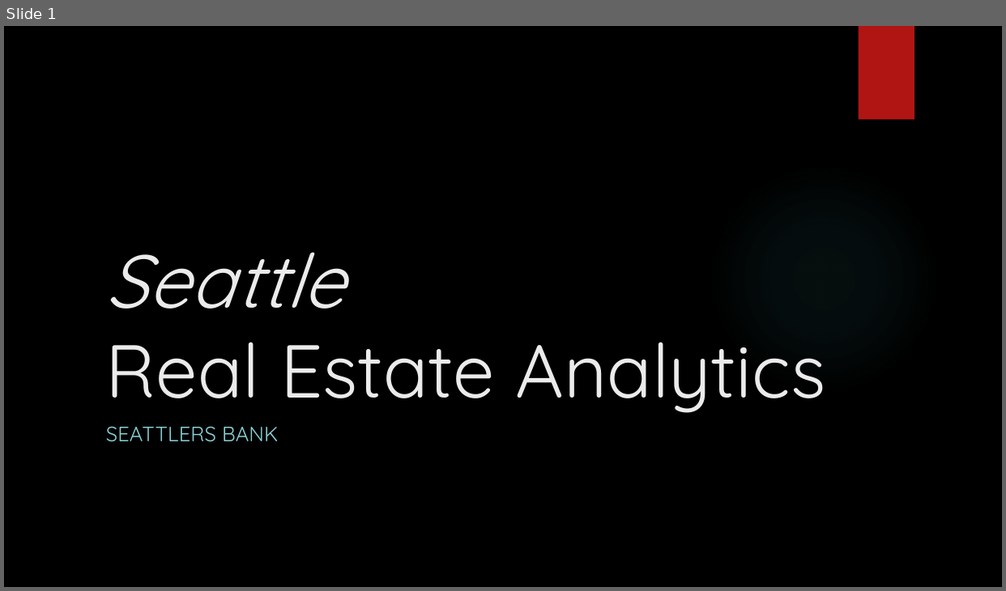
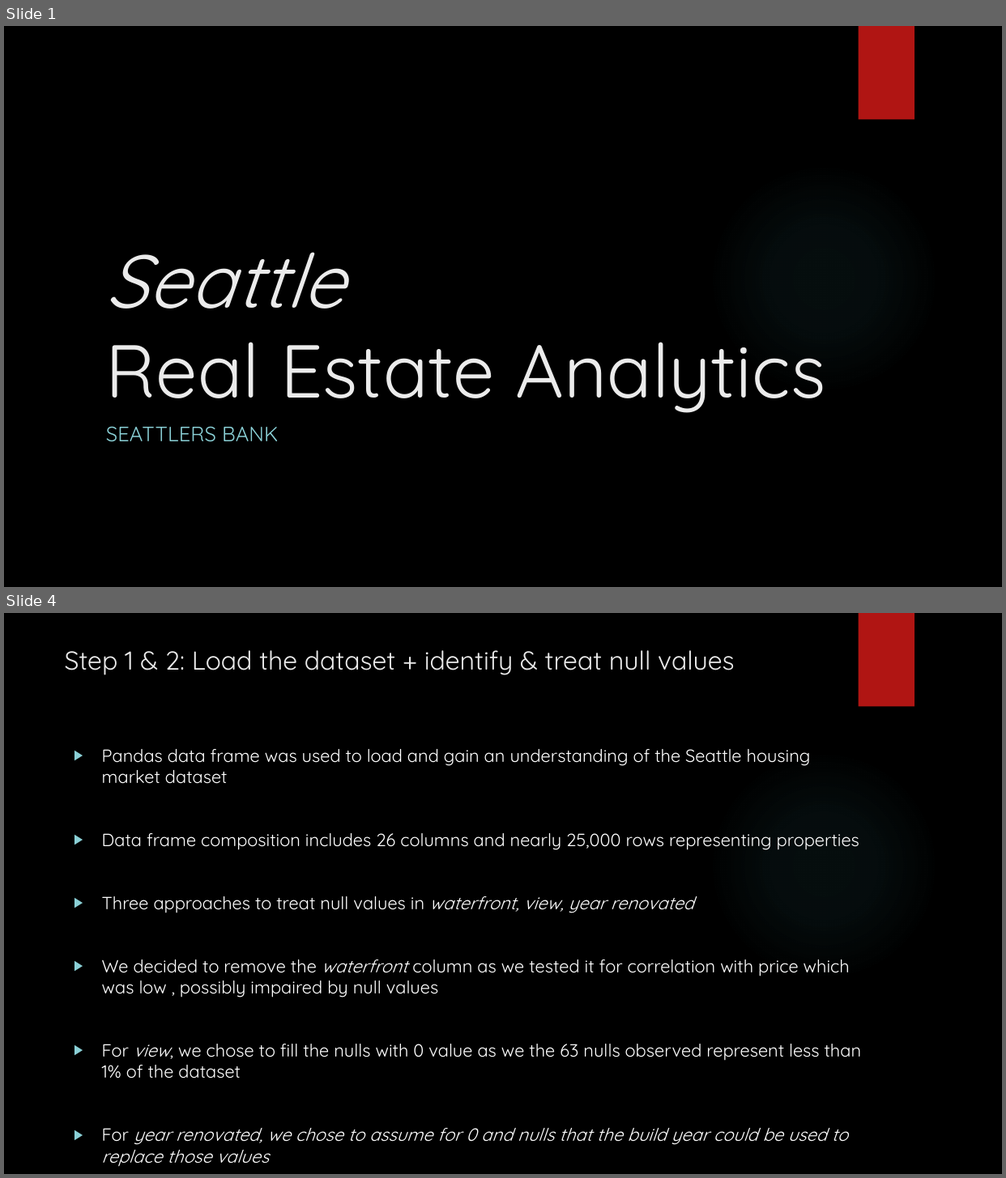
Before and after one commit to Silkways/Seattlers, a slide deck: Flatiron_Mod_1_Slides.pptx. Shown one above the other, each under a label of ours: slide 1 before the commit, slides 1 and 4 after it; the slides between them are not shown. The pictures are 1006x591 and 1006x1178 pixels, drawn with LibreOffice and Linux fonts; fonts in the diff are those of the drawing; background and template pictures are left out. Boxes give left, top, right and bottom in pixels: in the first picture for what was removed or moved away, otherwise in the second. Text is boxed around its words. In the diff, an @@ line names an element or a change of style, - is before the commit and + after.

```diff
--- a/Flatiron_Mod_1_Slides.pptx
+++ b/Flatiron_Mod_1_Slides.pptx
@@ slide 4 added at (x1=4, y1=613, x2=1002, y2=1174), background picture (left out); not listed: 2 template elements that a slide beside it also shows @@
@@ title added at (x1=65, y1=650, x2=734, y2=675), 25 pt, text #EBEBEB @@
+Step 1 & 2: Load the dataset + identify & treat null values
@@ text added at (x1=102, y1=749, x2=862, y2=1167), 17 pt, text #FFFFFF @@
+▶ Pandas data frame was used to load and gain an understanding of the Seattle housing market dataset
+▶ Data frame composition includes 26 columns and nearly 25,000 rows representing properties
+▶ Three approaches to treat null values in waterfront, view, year renovated
+▶ We decided to remove the waterfront column as we tested it for correlation with price which was low , possibly impaired by null values
+▶ For view, we chose to fill the nulls with 0 value as we the 63 nulls observed represent less than 1% of the dataset
+▶ For year renovated, we chose to assume for 0 and nulls that the build year could be used to replace those values
```
Also in this commit, not shown: 1 slide changed, 7 other slides added, 2 slides removed, 2 other files.
